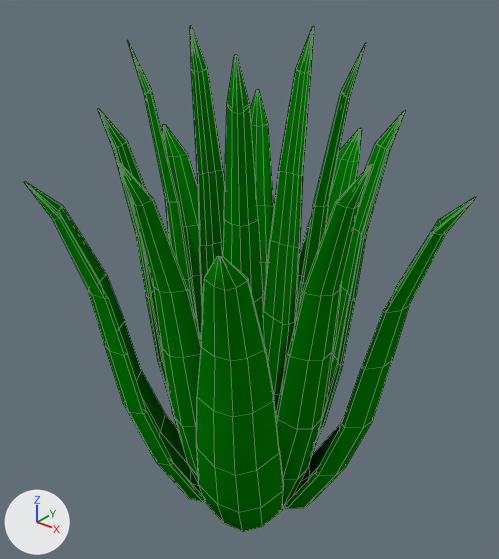
What one commit did to the Blender file Content/Environment/Foliage/Aloe/Meshes/SM_Aloe_001.blend.
Before and after are seen from a camera (50 mm lens) standing at (0.608, -0.767, 0.912) and looking at (-0.019, 0.017, 0.426). The lights are fixed; the arrows at lower left show +X, +Y and +Z. Mesh edges are drawn as thin lines.

In view in the first picture: 'Aloe'.
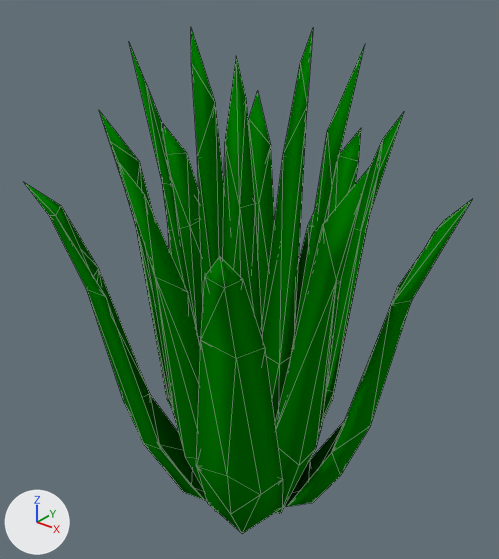
Boxes (x1, y1, x2, y2) around the edits, measured in the pictures (499 x 559 px):
```json
{"object": "Aloe", "change": "modifiers changed", "before": [24, 25, 476, 532], "after": [25, 28, 472, 534]}
```

Scene script edits in JSON lines:
```json
{"op": "add", "block": "ob_aloe", "code": "_m = ob_aloe.modifiers.new('Decimate', 'DECIMATE')"}
{"op": "add", "block": "ob_aloe", "code": "_m.ratio = 0.2"}
```
